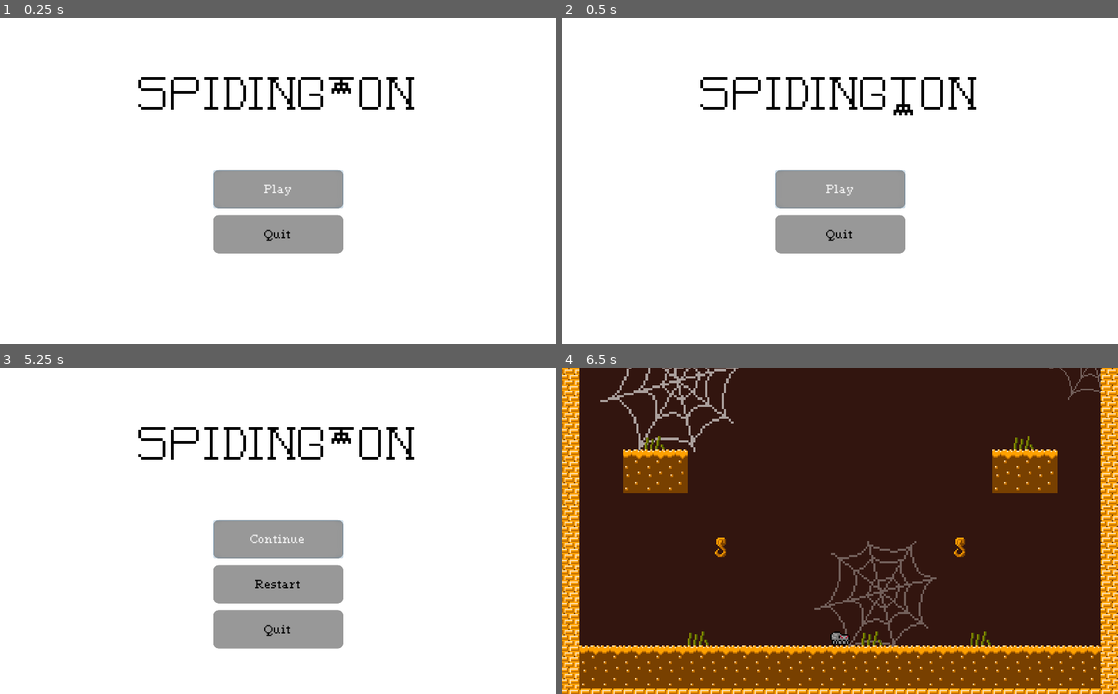
Above: before the commit, frames 1-4 (two rows, left to right).
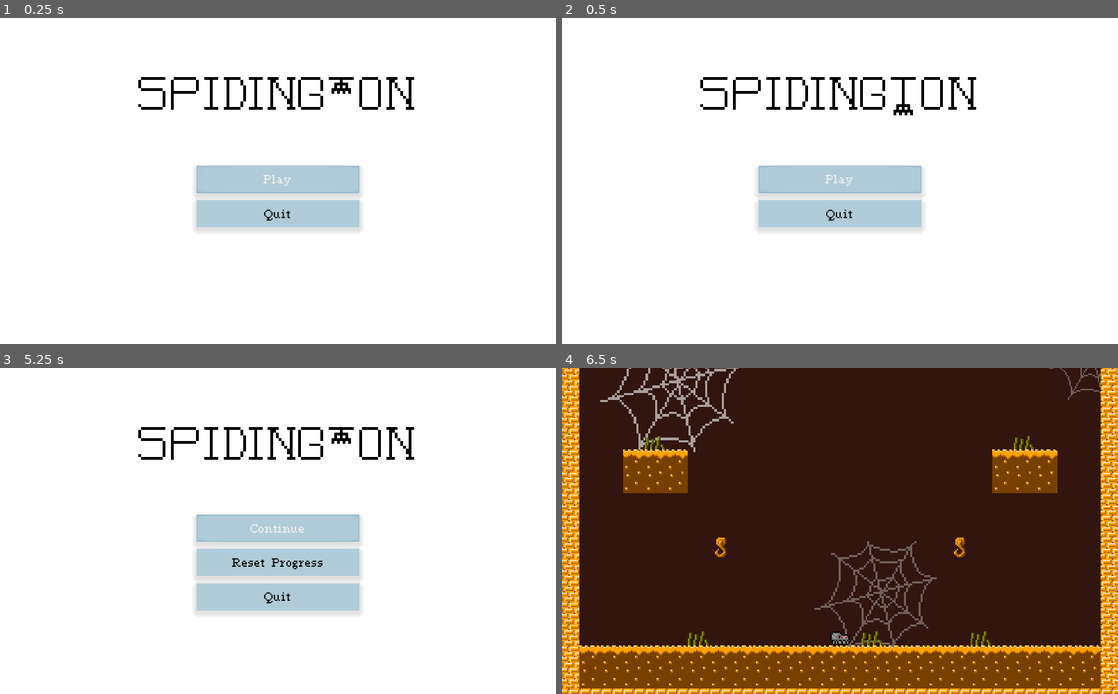
Above: after the commit, the same moments.

Repository: Tusentio/Spidington
Game: Godot game, scene res://Scenes/Menu/Menu.tscn
The game is run twice, just before and just after one commit, with the same random seed, the same clock (stepped at 60 frames per second) and the same inputs.
Inputs (mouse positions are in pixels of both pictures, inside the frame that each line leads up to):
- Up to frame 1 (0.25 s): no input
- Up to frame 2 (0.5 s): no input
- Up to frame 3 (5.25 s): click "Play" at 0.5 s; move the mouse to (400, 514) at 1.27 s; click (400, 514) at 1.35 s; move the mouse to (166, 547) at 2.02 s; click (166, 547) at 2.1 s; move the mouse to (333, 459) at 2.77 s; click (333, 459) at 2.85 s; move the mouse to (250, 596) at 3.52 s; click (250, 596) at 3.6 s; tap Enter at 4.25 s; move the mouse to (444, 579) at 4.27 s; click (444, 579) at 4.35 s; tap Escape (pause_menu) at 4.9 s; move the mouse to (111, 482) at 5.02 s; click (111, 482) at 5.1 s
- Up to frame 4 (6.5 s): click "Restart" (after the commit: "Reset Progress") at 5.75 s

The runs differ from the first frame. In frame 1, 7.5% of the frame differs, in the area x 35-65%, y 45-73%; in frame 2, 7.5%; in frame 3, 11%, in the area x 35-65%, y 44-87%; in frame 4, nothing differs.

Commit message:
New menu style

Diff:
--- a/Scenes/Menu/Menu.tscn
+++ b/Scenes/Menu/Menu.tscn
@@ -12,19 +12,9 @@
 [ext_resource path="res://Logo/SpidingtonLogo_4.png" type="Texture" id=10]
 [ext_resource path="res://Scenes/Menu/Logo.gd" type="Script" id=11]
 [ext_resource path="res://Logo/SpidingtonLogo_6.png" type="Texture" id=12]
+[ext_resource path="res://Scenes/Menu/Themes/ButtonHover.tres" type="StyleBox" id=13]
+[ext_resource path="res://Scenes/Menu/Themes/ButtonNormal.tres" type="StyleBox" id=14]
 [ext_resource path="res://Scenes/Menu/RestartButton.gd" type="Script" id=15]
-
-[sub_resource type="StyleBoxFlat" id=1]
-corner_radius_top_left = 10
-corner_radius_top_right = 10
-corner_radius_bottom_right = 10
-corner_radius_bottom_left = 10
-
-[sub_resource type="StyleBoxFlat" id=2]
-corner_radius_top_left = 10
-corner_radius_top_right = 10
-corner_radius_bottom_right = 10
-corner_radius_bottom_left = 10
 
 [sub_resource type="SpriteFrames" id=3]
 animations = [ {
@@ -72,22 +62,23 @@
 anchor_top = 0.5
 anchor_right = 0.5
 anchor_bottom = 0.5
-margin_left = -119.0
-margin_top = -20.0
-margin_right = 120.0
-margin_bottom = 216.0
+margin_left = -150.0
+margin_top = -30.0
+margin_right = 150.0
+margin_bottom = 88.0
 custom_constants/separation = 13
+alignment = 1
 __meta__ = {
 "_edit_use_anchors_": false
 }
 
 [node name="PlayButton" type="Button" parent="ColorRect/ButtonContainer"]
-margin_right = 239.0
-margin_bottom = 70.0
-rect_min_size = Vector2( 0, 70 )
+margin_right = 300.0
+margin_bottom = 50.0
+rect_min_size = Vector2( 200, 50 )
 focus_neighbour_top = NodePath("../QuitButton")
-custom_styles/hover = SubResource( 1 )
-custom_styles/normal = SubResource( 2 )
+custom_styles/hover = ExtResource( 13 )
+custom_styles/normal = ExtResource( 14 )
 custom_fonts/font = ExtResource( 2 )
 custom_colors/font_color_disabled = Color( 0, 0, 0, 1 )
 custom_colors/font_color = Color( 0, 0, 0, 1 )
@@ -98,29 +89,29 @@
 }
 
 [node name="RestartButton" type="Button" parent="ColorRect/ButtonContainer"]
-margin_top = 83.0
-margin_right = 239.0
-margin_bottom = 153.0
-rect_min_size = Vector2( 0, 70 )
-custom_styles/hover = SubResource( 1 )
-custom_styles/normal = SubResource( 2 )
+margin_top = 63.0
+margin_right = 300.0
+margin_bottom = 113.0
+rect_min_size = Vector2( 200, 50 )
+custom_styles/hover = ExtResource( 13 )
+custom_styles/normal = ExtResource( 14 )
 custom_fonts/font = ExtResource( 2 )
 custom_colors/font_color_disabled = Color( 0, 0, 0, 1 )
 custom_colors/font_color = Color( 0, 0, 0, 1 )
-text = "Restart"
+text = "Reset Progress"
 script = ExtResource( 15 )
 __meta__ = {
 "_edit_use_anchors_": false
 }
 
 [node name="QuitButton" type="Button" parent="ColorRect/ButtonContainer"]
-margin_top = 166.0
-margin_right = 239.0
-margin_bottom = 236.0
-rect_min_size = Vector2( 0, 70 )
+margin_top = 126.0
+margin_right = 300.0
+margin_bottom = 176.0
+rect_min_size = Vector2( 200, 50 )
 focus_neighbour_bottom = NodePath("../PlayButton")
-custom_styles/hover = SubResource( 1 )
-custom_styles/normal = SubResource( 2 )
+custom_styles/hover = ExtResource( 13 )
+custom_styles/normal = ExtResource( 14 )
 custom_fonts/font = ExtResource( 2 )
 custom_colors/font_color_disabled = Color( 0, 0, 0, 1 )
 custom_colors/font_color = Color( 0, 0, 0, 1 )
--- /dev/null
+++ b/Scenes/Menu/Themes/ButtonHover.tres
@@ -0,0 +1,7 @@
+[gd_resource type="StyleBoxFlat" format=2]
+
+[resource]
+bg_color = Color( 0.258824, 0.34902, 0.756863, 1 )
+shadow_color = Color( 0, 0, 0, 0.117647 )
+shadow_size = 10
+shadow_offset = Vector2( 0, 5 )
--- /dev/null
+++ b/Scenes/Menu/Themes/ButtonNormal.tres
@@ -0,0 +1,7 @@
+[gd_resource type="StyleBoxFlat" format=2]
+
+[resource]
+bg_color = Color( 0.694118, 0.803922, 0.854902, 1 )
+shadow_color = Color( 0, 0, 0, 0.117647 )
+shadow_size = 10
+shadow_offset = Vector2( 0, 5 )
